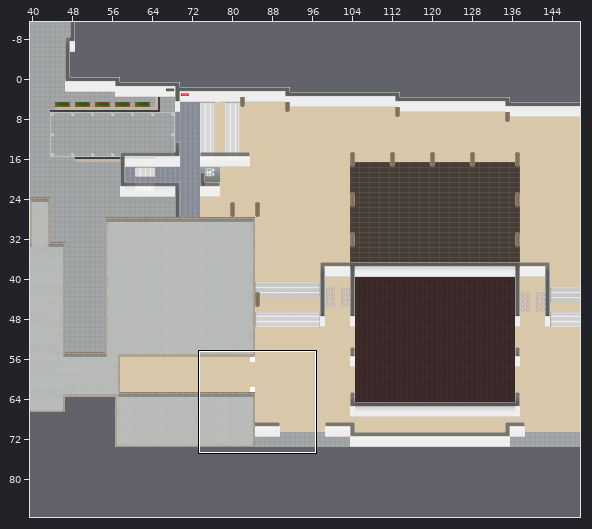
Tiled map (JSON): maps/empty.json. Above: a wide view before the commit, with the close-up outlined.
Close-up. First the earlier version:
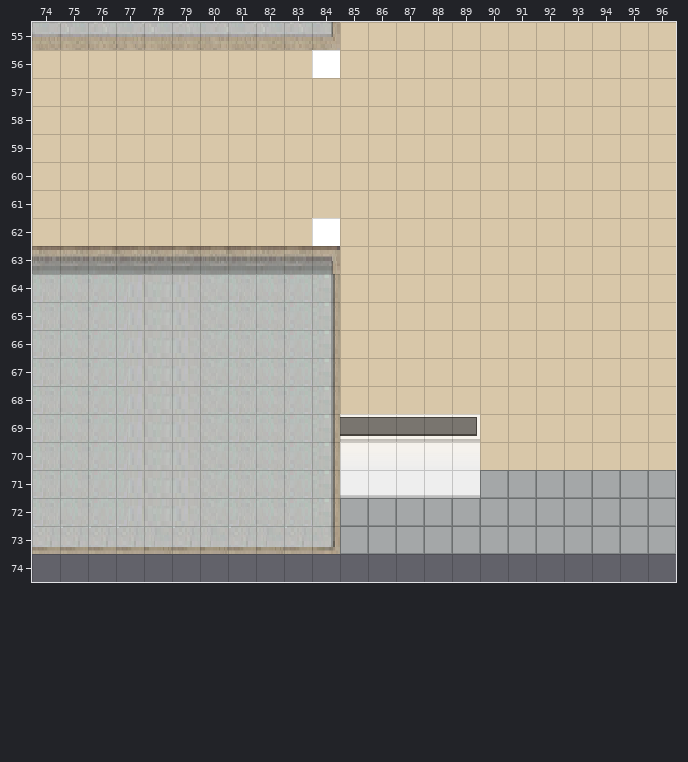
Cells are 32x32 px. Shown: x 74..96, y 55..74. The commit also changed other parts of the map, which this record leaves out. Tiles whose own drawing changed are shown in their newer look in all pictures. The old version is drawn lined up with the new one.
Now the later version:
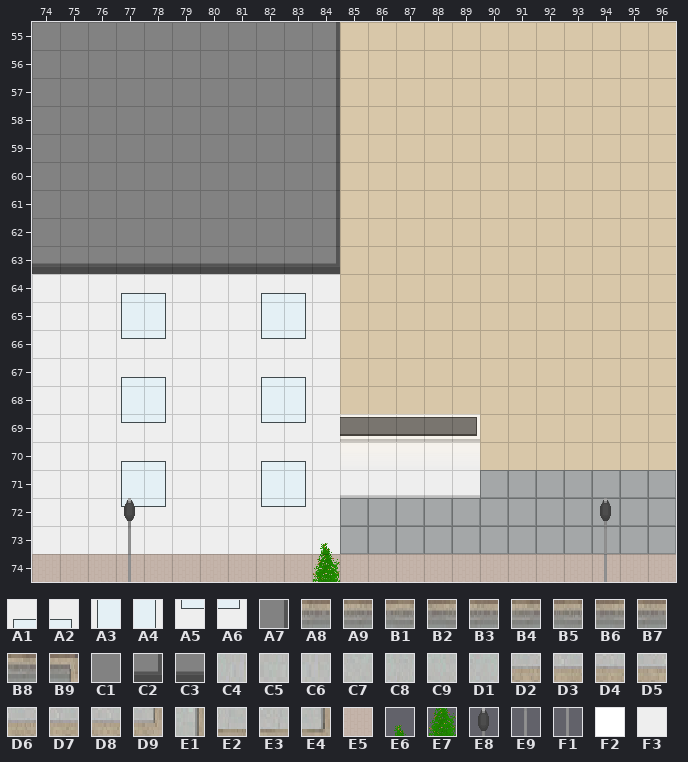
Key: from "decals": A1 521, A2 522, A3 551, A4 552, A5 581, A6 582; from "roof": A7 6, A8 32, A9 33, B1 34, B2 35, B3 36, B4 37, B5 38, B6 39, B7 40, B8 41, B9 42, C1 56, C2 102, C3 104, C4 207, C5 208, C6 209, C7 210, C8 211, C9 212, D1 213, D2 260, D3 261, D4 262, D5 263, D6 264, D7 265, D8 266, D9 267, E1 309, E2 332, E3 333, E4 334; from "streets": E5 9, E6 20, E7 55, E8 317, E9 352, F1 353; from "wall-floor": F2 40, F3 342.
__ is an empty cell.
Tiles replaced or removed in this view: A8, A9, B1, B2, B3, B4, B5, B6, B7, B8, B9, C4, C5, C6, C7, C8, C9, D1, D2, D3, D4, D5, D6, D7, D8, D9, E1, E2, E3, E4, F2.
Tiles of an added or newly shown layer are drawn over the layers below it.
Edits made:
Changed rows in their new state; .. is an unchanged cell.
map size 176x85 -> 245x88 cells (old content now starts at 36,-11; both pictures use the new coordinates)
Layer "map_floor":
first column x 74:
74 E5 E5 E5 E5 E5 E5 E5 E5 E5 E5 E5 E5 E5 E5 E5 E5 E5 E5 E5 E5 E5 E5 E5
Layer "map_wall_under_player":
first column x 84:
56 __
first column x 84:
62 __
first column x 74:
73 F3 F3 F3 F3 F3 F3 F3 F3 F3 F3 F3
Layer "map_xxx" (removed):
first column x 74:
73 __ __ __ __ __ __ __ __ __ __ __
Layer "map_decals_above_player_0":
first column x 84:
73 E6
74 E7
Layer "map_wall_above_player":
first column x 74:
64 F3 F3 F3 A1 A2 F3 F3 F3 A1 A2 F3
65 F3 F3 F3 A3 A4 F3 F3 F3 A3 A4 F3
66 F3 F3 F3 A5 A6 F3 F3 F3 A5 A6 F3
67 F3 F3 F3 A1 A2 F3 F3 F3 A1 A2 F3
68 F3 F3 F3 A3 A4 F3 F3 F3 A3 A4 F3
69 F3 F3 F3 A5 A6 F3 F3 F3 A5 A6 F3
70 F3 F3 F3 A1 A2 F3 F3 F3 A1 A2 F3
71 F3 F3 F3 A3 A4 F3 F3 F3 A3 A4 F3
72 F3 F3 F3 A5 A6 F3 F3 F3 A5 A6 F3
Layer "map_decals_above_player_wall_0" (added):
first column x 77:
72 E8 .. .. .. .. .. .. .. .. .. .. .. .. .. .. .. .. E8
73 E9 .. .. .. .. .. .. .. .. .. .. .. .. .. .. .. .. E9
74 F1 .. .. .. .. .. .. .. .. .. .. .. .. .. .. .. .. F1
Layer "map_roof":
first column x 74:
55 C1 C1 C1 C1 C1 C1 C1 C1 C1 C1 A7
56 C1 C1 C1 C1 C1 C1 C1 C1 C1 C1 A7
57 C1 C1 C1 C1 C1 C1 C1 C1 C1 C1 A7
58 C1 C1 C1 C1 C1 C1 C1 C1 C1 C1 A7
59 C1 C1 C1 C1 C1 C1 C1 C1 C1 C1 A7
60 C1 C1 C1 C1 C1 C1 C1 C1 C1 C1 A7
61 C1 C1 C1 C1 C1 C1 C1 C1 C1 C1 A7
62 C1 C1 C1 C1 C1 C1 C1 C1 C1 C1 A7
63 C3 C3 C3 C3 C3 C3 C3 C3 C3 C3 C2
64 __ __ __ __ __ __ __ __ __ __ __
65 __ __ __ __ __ __ __ __ __ __ __
66 __ __ __ __ __ __ __ __ __ __ __
67 __ __ __ __ __ __ __ __ __ __ __
68 __ __ __ __ __ __ __ __ __ __ __
69 __ __ __ __ __ __ __ __ __ __ __
70 __ __ __ __ __ __ __ __ __ __ __
71 __ __ __ __ __ __ __ __ __ __ __
72 __ __ __ __ __ __ __ __ __ __ __
73 __ __ __ __ __ __ __ __ __ __ __
Boxes around the changes in both close-ups, in picture pixels (x1, y1, x2, y2):
changed: (32, 22, 676, 582)
